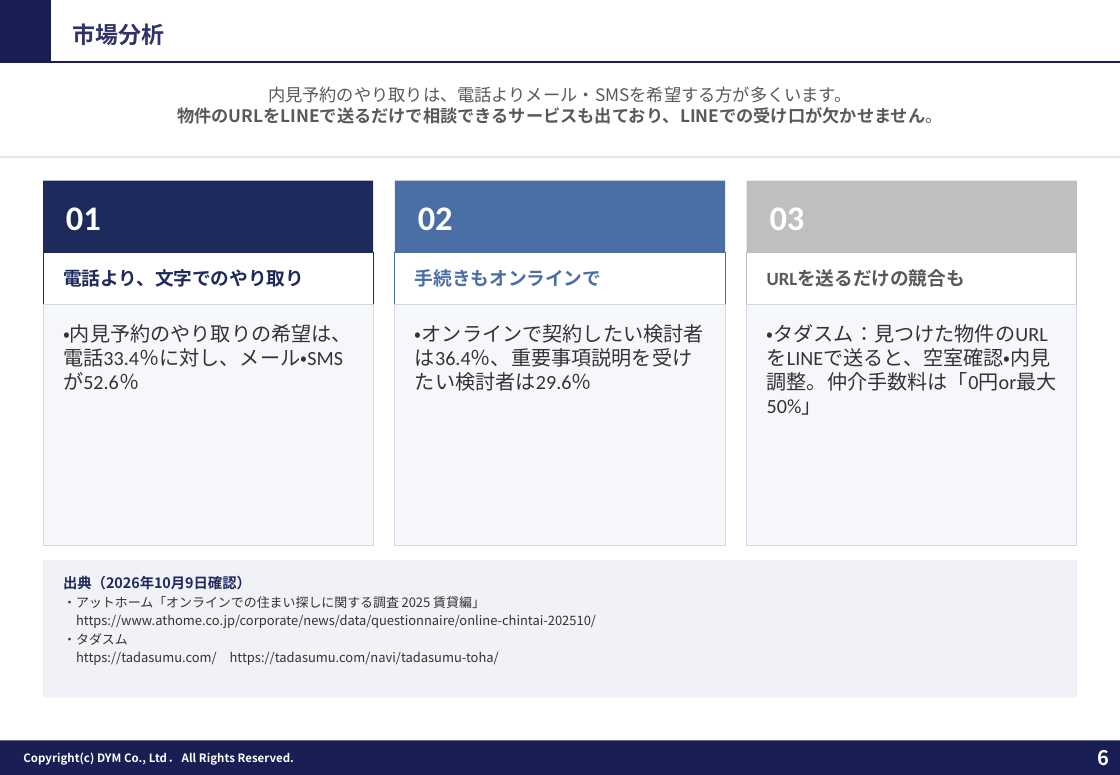
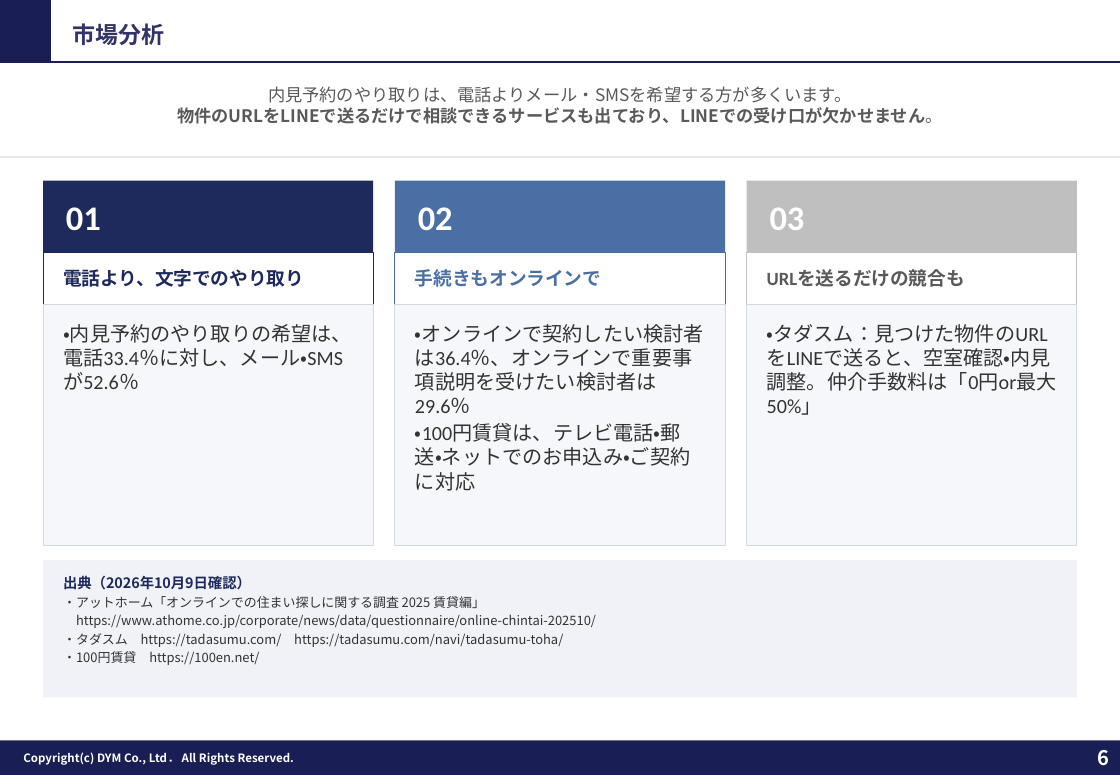
Before and after one commit to tonomura-r-dev/folder, a slide deck: slide 6 of 202609_株式会社あらうち御中_LINE公式アカウント運用のご提案_S1-17修正.pptx. Drawn at 1120x775 pixels with LibreOffice and Linux fonts; fonts in the diff are those of the drawing; background and template pictures are left out. Boxes give left, top, right and bottom in pixels: in the first picture for what was removed or moved away, otherwise in the second. Text is boxed around its words. In the diff, an @@ line names an element or a change of style, - is before the commit and + after.

```diff
--- a/202609_株式会社あらうち御中_LINE公式アカウント運用のご提案_S1-17修正.pptx
+++ b/202609_株式会社あらうち御中_LINE公式アカウント運用のご提案_S1-17修正.pptx
@@ text in rectangle at (x1=415, y1=324, x2=704, y2=491): text changed @@
-・オンラインで契約したい検討者は36.4％、重要事項説明を受けたい検討者は29.6％
+・オンラインで契約したい検討者は36.4％、オンラインで重要事項説明を受けたい検討者は29.6％
+・100円賃貸は、テレビ電話・郵送・ネットでのお申込み・ご契約に対応
@@ text in rectangle at (x1=63, y1=633, x2=563, y2=665): text changed @@
-・タダスム
-https://tadasumu.com/ https://tadasumu.com/navi/tadasumu-toha/
+・タダスム https://tadasumu.com/ https://tadasumu.com/navi/tadasumu-toha/
+・100円賃貸 https://100en.net/
```
Also in this commit, not shown: 10 other slides changed, 2 other files.
